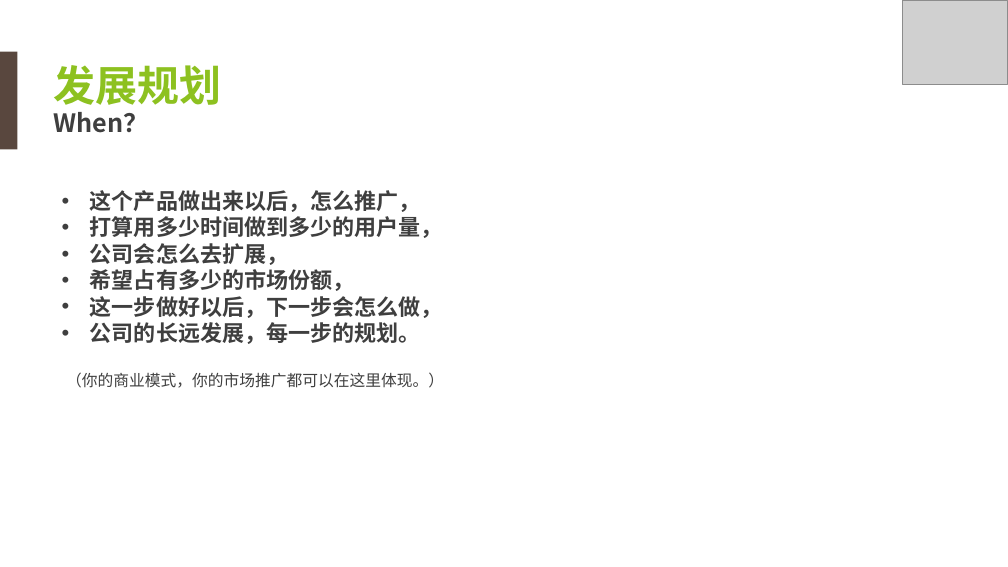
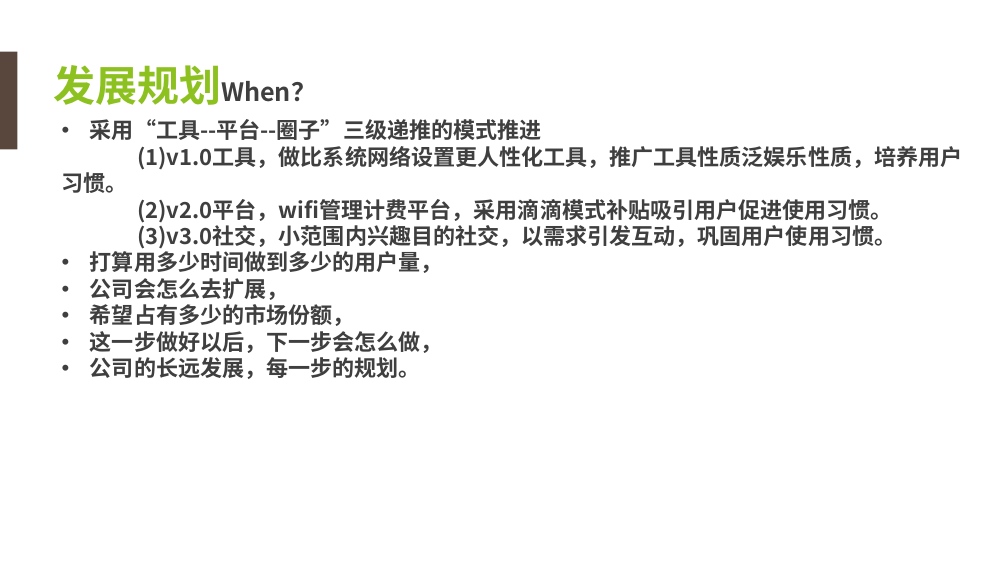
Before and after one commit to chenhening/wifiworld, a slide deck: slide 10 of doc/anynet_bp.ppt (slide 11 before the commit). Drawn at 1008x567 pixels with LibreOffice and Linux fonts; fonts in the diff are those of the drawing; grey boxes stand for pictures; background and template pictures are left out. Boxes give left, top, right and bottom in pixels: in the first picture for what was removed or moved away, otherwise in the second. Text is boxed around its words. In the diff, an @@ line names an element or a change of style, - is before the commit and + after.

```diff
--- a/doc/anynet_bp.ppt
+++ b/doc/anynet_bp.ppt
@@ picture removed at (x1=902, y1=0, x2=1007, y2=84) @@
@@ text at (x1=53, y1=65, x2=316, y2=105): text changed @@
-发展规划
-When？
+发展规划When？
@@ text "采用“工具--平台--圈子”三级递推的模式推进" moved from (x1=90, y1=190, x2=443, y2=344) to (x1=62, y1=119, x2=962, y2=379) @@
@@ text at (x1=62, y1=119, x2=962, y2=249): text changed @@
-• 这个产品做出来以后，怎么推广，
+• 采用“工具--平台--圈子”三级递推的模式推进
+(1)v1.0工具，做比系统网络设置更人性化工具，推广工具性质泛娱乐性质，培养用户习惯。
+(2)v2.0平台，wifi管理计费平台，采用滴滴模式补贴吸引用户促进使用习惯。
+(3)v3.0社交，小范围内兴趣目的社交，以需求引发互动，巩固用户使用习惯。
@@ text removed at (x1=66, y1=372, x2=444, y2=388) @@
-（你的商业模式，你的市场推广都可以在这里体现。）
```
Also in this commit, not shown: 6 other slides changed, 2 slides added, 4 slides removed, 1 other file.
